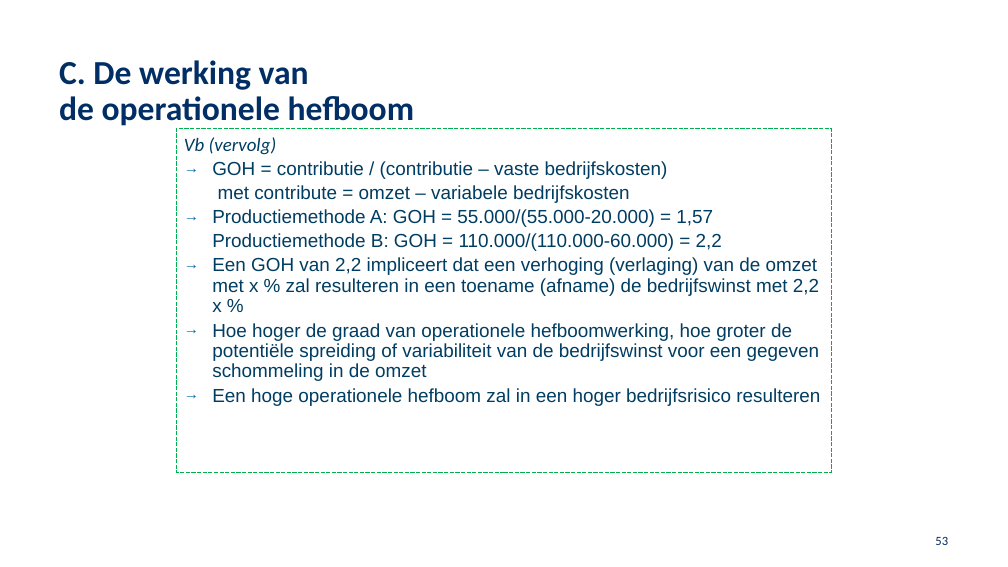
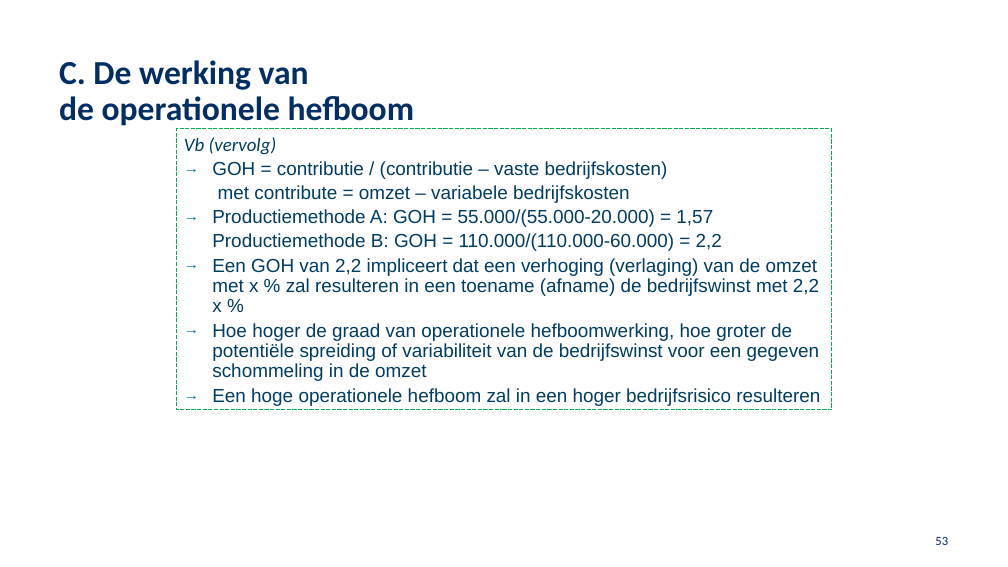
Before and after one commit to JasonLiu1229/University-Vault, a slide deck: slide 53 of School 2024-2025/FJ/Hoofdstuk 3 (2024 ).pptx. Drawn at 1008x567 pixels with LibreOffice and Linux fonts; fonts in the diff are those of the drawing; background and template pictures are left out. Boxes give left, top, right and bottom in pixels: in the first picture for what was removed or moved away, otherwise in the second. Text is boxed around its words. In the diff, an @@ line names an element or a change of style, - is before the commit and + after.

```diff
--- a/School 2024-2025/FJ/Hoofdstuk 3 (2024 ).pptx
+++ b/School 2024-2025/FJ/Hoofdstuk 3 (2024 ).pptx
@@ rectangle "Vb (vervolg)": place and size @@
-rectangle "Vb (vervolg)" at <box>177,129,832,472</box>
+rectangle "Vb (vervolg)" at <box>177,129,832,410</box>
@@ rectangle "Vb (vervolg)" at <box>177,129,832,410</box>: outline #00B050 0.75 pt dashed to #00B050 0 pt dashed @@
```
Also in this commit, not shown: 42 other slides changed, 3 other files.
